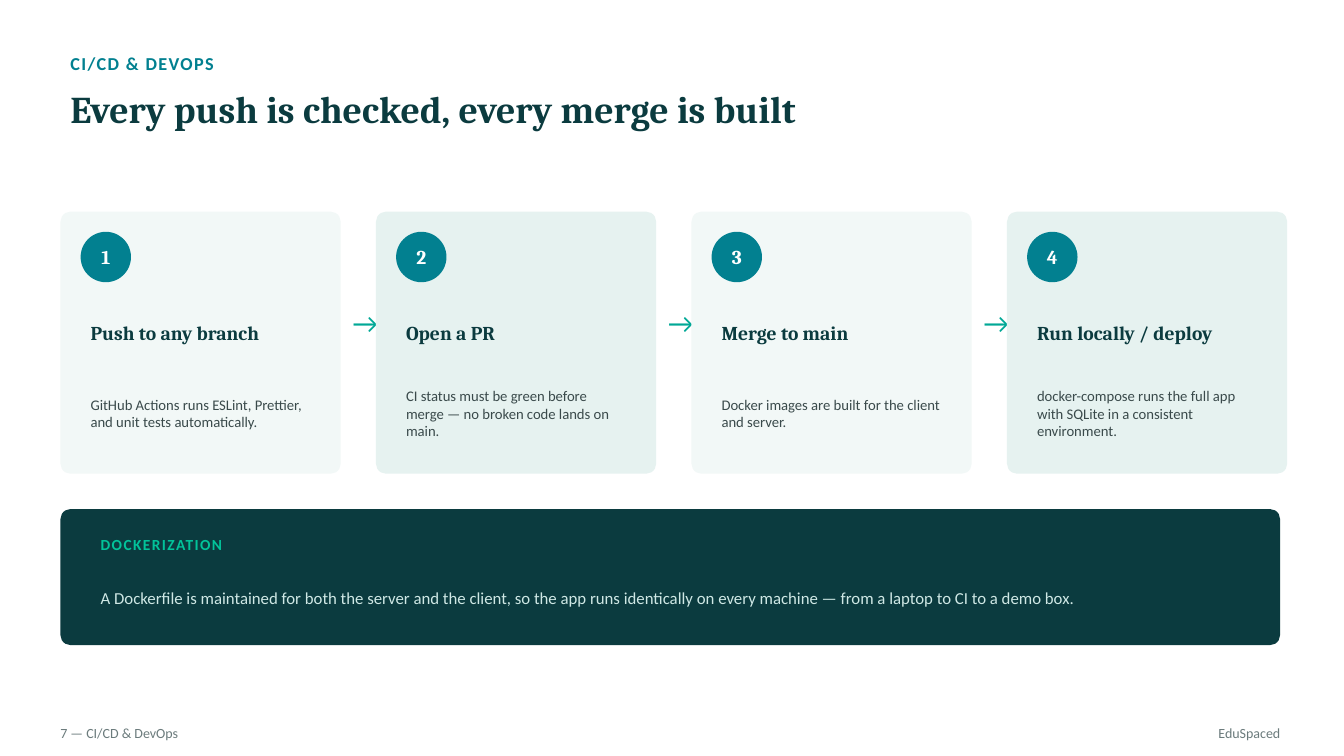
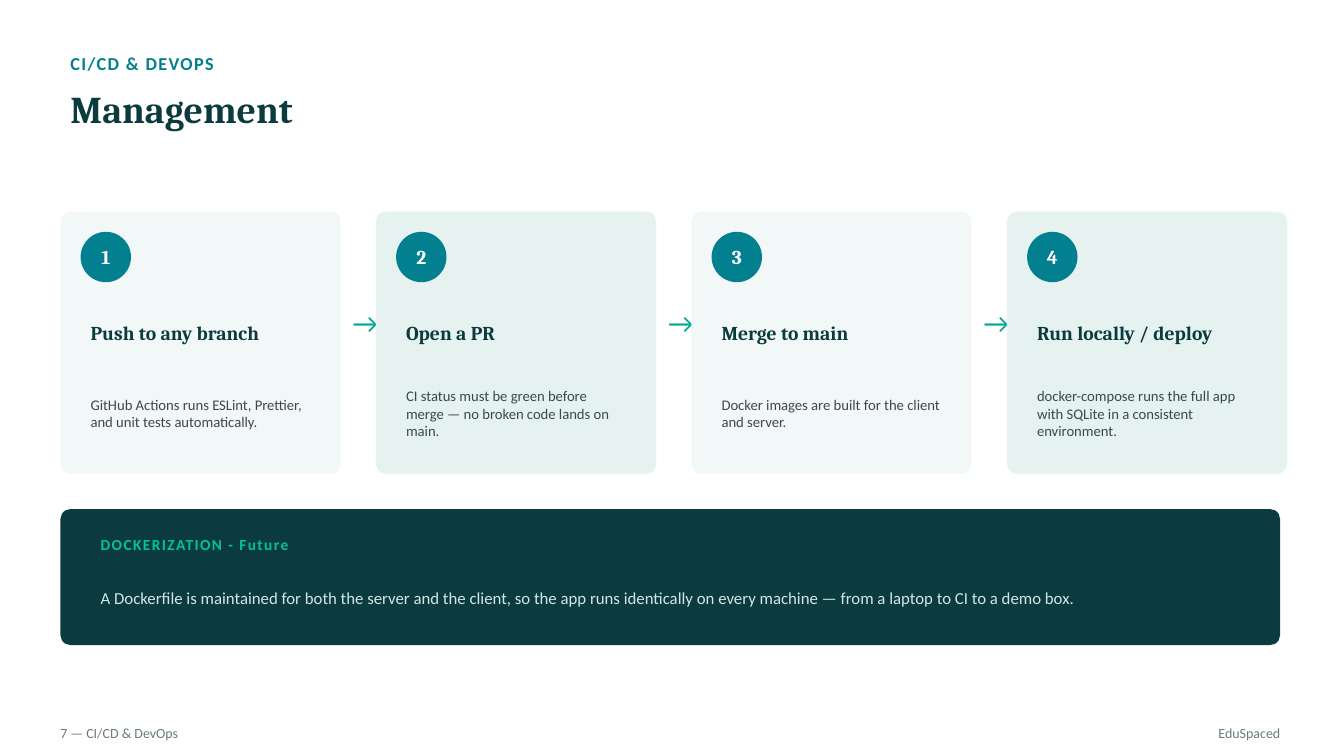
Before and after one commit to hoangphuc05/edu-anki, a slide deck: slide 7 of docs/EduSpaced-Presentation-1.pptx. Drawn at 1344x756 pixels with LibreOffice and Linux fonts; fonts in the diff are those of the drawing. Boxes give left, top, right and bottom in pixels: in the first picture for what was removed or moved away, otherwise in the second. Text is boxed around its words. In the diff, an @@ line names an element or a change of style, - is before the commit and + after.

Commit message:
update presentation

```diff
--- a/docs/EduSpaced-Presentation-1.pptx
+++ b/docs/EduSpaced-Presentation-1.pptx
@@ text at [70, 97, 292, 132]: text changed @@
-Every push is checked, every merge is built
+Management
@@ text at [101, 540, 288, 550]: text changed @@
-DOCKERIZATION
+DOCKERIZATION - Future
```
Also in this commit, not shown: 5 other slides changed, 1 slide removed.
